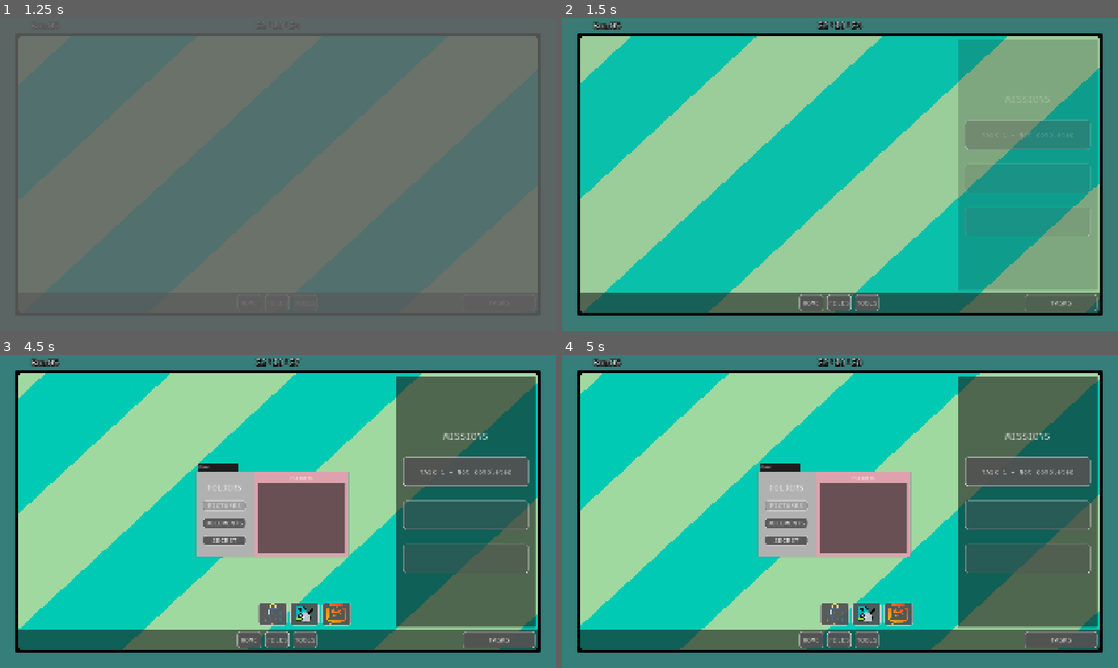
Above: before the commit, frames 1-4 (two rows, left to right).
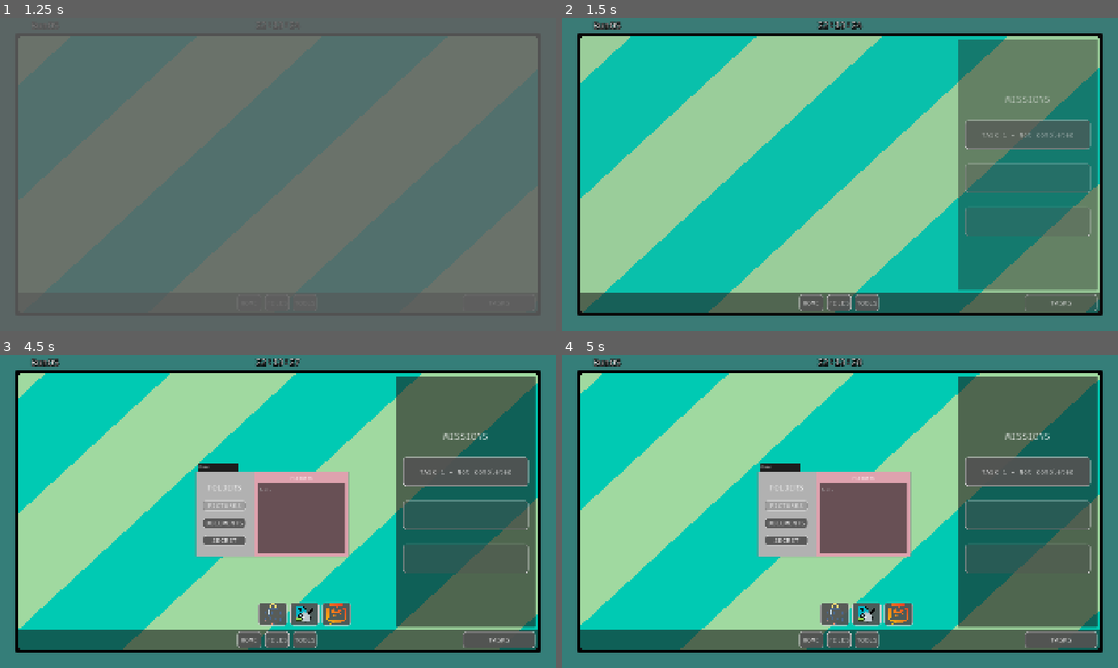
Above: after the commit, the same moments.

Repository: sandre-to/bachelor2026-frontend
Game: Godot game, scene res://scenes/intro_scene/intro_scene.tscn
Same seed, same stepped clock (60 frames per second), same inputs: the game is played once before the commit and once after it.
Inputs:
- Up to frame 1 (1.25 s): click "Start" at 0.5 s
- Up to frame 2 (1.5 s): click "TASKS" at 1.25 s
- Up to frame 3 (4.5 s): click "HOME" at 2 s; click "FILES" at 2.75 s; click "TOOLS" at 3.5 s; click "PICTURES" at 4.25 s
- Up to frame 4 (5 s): no input

Frame 1 is identical in both runs. In frame 2, 20% of the frame differs, in the area x 71-97%, y 6-87%; in frame 3, less than 0.1%; in frame 4, less than 0.1%.

Commit message:
små endringer

Diff:
--- a/assets/tasks/base_task.gd
+++ b/assets/tasks/base_task.gd
@@ -15,8 +15,11 @@
 @onready var hint_3: Button = %Hint3
 
 func _ready() -> void:
+	# Hente data fra backend
+
 	if not task:
 		push_error("Missing task resource. Please add one.")
+		return
 
 	# Koble til knapper slik at det funker i inherited klasser
 	confirm_button.pressed.connect(_on_confirm_button_pressed)
--- a/assets/tasks/base_task.tscn
+++ b/assets/tasks/base_task.tscn
@@ -2,7 +2,6 @@
 
 [ext_resource type="Script" uid="uid://cjlrds15q0udc" path="res://assets/tasks/base_task.gd" id="1_ncm2f"]
 [ext_resource type="LabelSettings" uid="uid://c7408qgsvpvra" path="res://assets/tasks/task_label.tres" id="1_vjtgf"]
-[ext_resource type="Resource" uid="uid://dv5ei1ig3tcrl" path="res://assets/tasks/crypto/test_task.tres" id="2_0jfeq"]
 
 [sub_resource type="StyleBoxFlat" id="StyleBoxFlat_43dnk"]
 bg_color = Color(0.78431374, 0.78431374, 0.78431374, 0.5176471)
@@ -64,7 +63,6 @@
 grow_horizontal = 2
 grow_vertical = 2
 script = ExtResource("1_ncm2f")
-task = ExtResource("2_0jfeq")
 
 [node name="OuterPanel" type="Panel" parent="." unique_id=1516989610]
 custom_minimum_size = Vector2(640, 500)
--- a/assets/tasks/crypto/crypto_task.tscn
+++ b/assets/tasks/crypto/crypto_task.tscn
@@ -2,7 +2,7 @@
 
 [ext_resource type="Script" uid="uid://grrjoleob158" path="res://assets/tasks/crypto/crypto_task.gd" id="1_xyd6q"]
 [ext_resource type="LabelSettings" uid="uid://c7408qgsvpvra" path="res://assets/tasks/task_label.tres" id="2_8ue8w"]
-[ext_resource type="Resource" uid="uid://dv5ei1ig3tcrl" path="res://assets/tasks/crypto/test_task.tres" id="2_yh7e3"]
+[ext_resource type="Resource" uid="uid://b362ugoaxe3q0" path="res://assets/tasks/crypto/task_2.tres" id="2_yh7e3"]
 
 [sub_resource type="StyleBoxFlat" id="StyleBoxFlat_43dnk"]
 bg_color = Color(0.78431374, 0.78431374, 0.78431374, 0.5176471)
--- /dev/null
+++ b/assets/tasks/crypto/task_2.tres
@@ -0,0 +1,10 @@
+[gd_resource type="Resource" script_class="CryptoData" format=3 uid="uid://b362ugoaxe3q0"]
+
+[ext_resource type="Script" uid="uid://bj57pqfjp5sl3" path="res://assets/tasks/crypto/crypto_data.gd" id="1_q8klb"]
+
+[resource]
+script = ExtResource("1_q8klb")
+cipher_text = "saoidjsa djoaidjosaj dao dwqn dowqin don oisandoi nasdaoindqndw oin joijoi jiiojojoj"
+id = "task_2"
+name = "noe"
+metadata/_custom_type_script = "uid://bj57pqfjp5sl3"
--- a/scenes/desktop/task_manager.gd
+++ b/scenes/desktop/task_manager.gd
@@ -37,11 +37,11 @@
 	panel.modulate.a = 0.0
 
 	var tween = create_tween()
-	tween.tween_property(panel, "modulate:a", 1.0, 0.5)
+	tween.tween_property(panel, "modulate:a", 1.0, 0.25)
 
 func fade_out(panel: Control) -> void:
 	var tween = create_tween()
-	tween.tween_property(panel, "modulate:a", 0.0, 0.5)
+	tween.tween_property(panel, "modulate:a", 0.0, 0.25)
 	tween.tween_callback(func(): panel.hide())
 
 func _on_task_1_pressed() -> void:
--- a/scenes/file_explorer/file_explorer.gd
+++ b/scenes/file_explorer/file_explorer.gd
@@ -19,11 +19,11 @@
 func _ready() -> void:
 	hide()
 
-	#var cat := FakeFile.new()
-	#cat.name = "cat"
-	#cat.type = "IMAGE"
-	#cat.path = "res://scenes/file_explorer/pictures/cat.jpg"
-	#file_system[PICTURES].append(cat)
+	var cat := FakeFile.new()
+	cat.name = "cat"
+	cat.type = "IMAGE"
+	cat.path = "res://scenes/file_explorer/pictures/cat.jpg"
+	file_system[PICTURES].append(cat)
 	#
 	#var text_file := FakeFile.new()
 	#text_file.name = "todo list"
